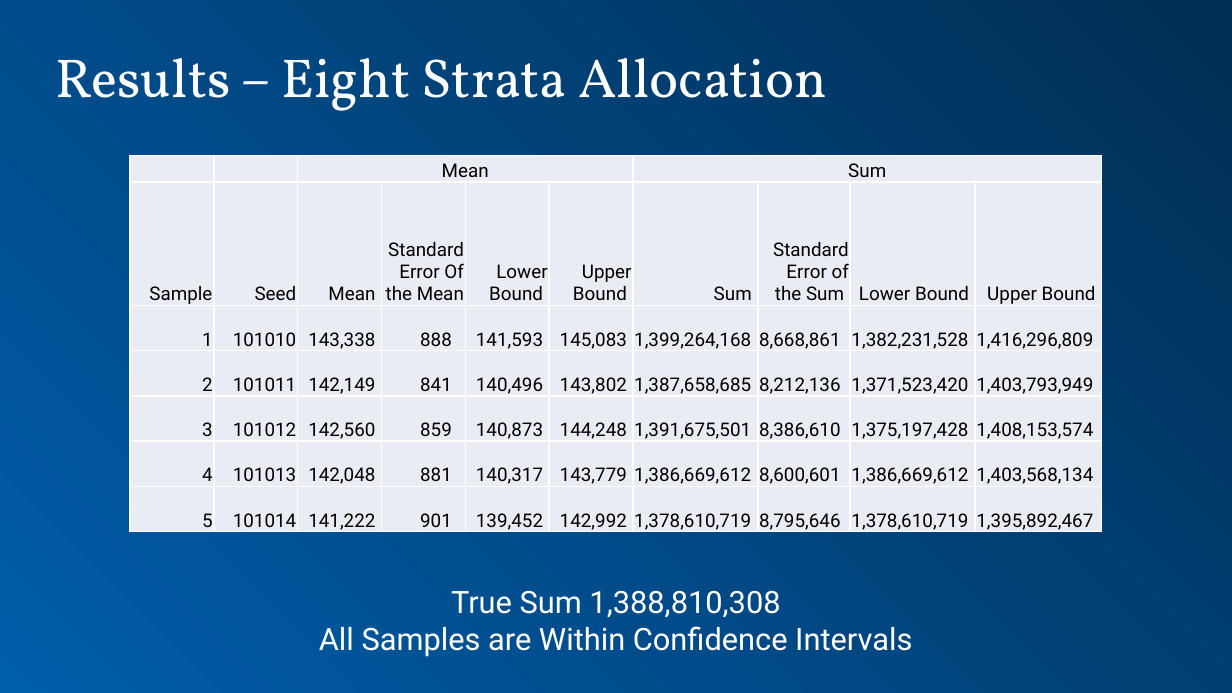
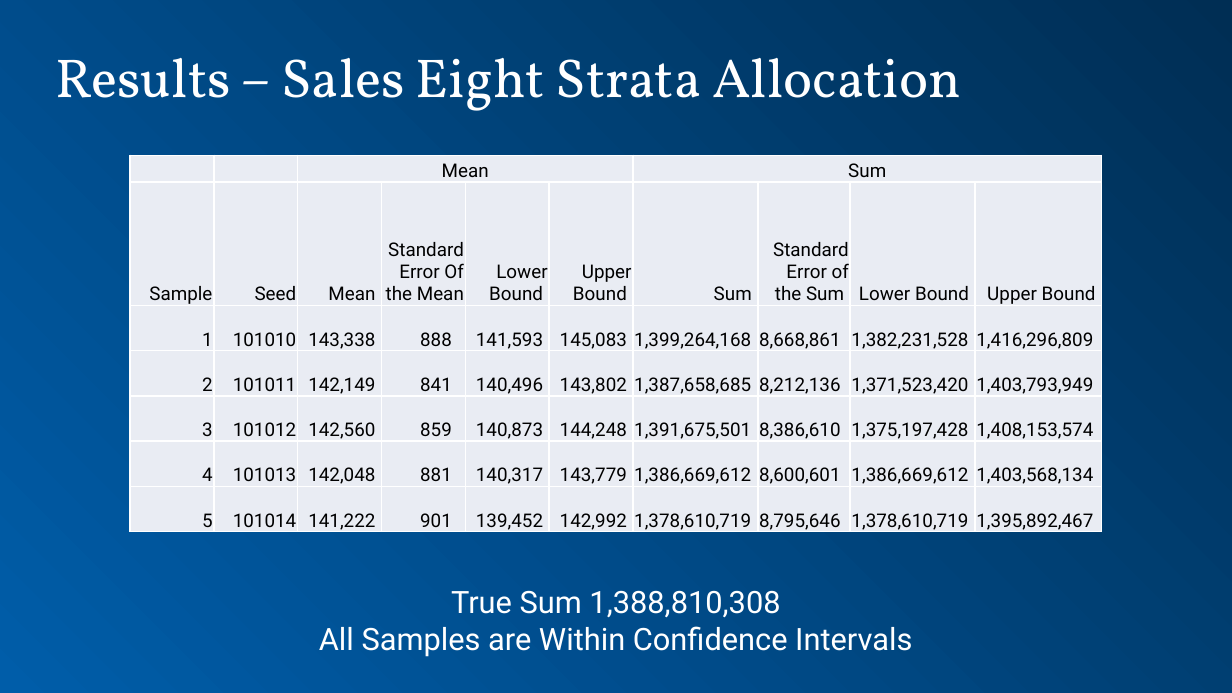
Before and after one commit to dpmurraygt/MSDS6370Project, a slide deck: slide 6 of presentation - Sales.pptx. Drawn at 1232x693 pixels with LibreOffice and Linux fonts; fonts in the diff are those of the drawing; background and template pictures are left out. Boxes give left, top, right and bottom in pixels: in the first picture for what was removed or moved away, otherwise in the second. Text is boxed around its words. In the diff, an @@ line names an element or a change of style, - is before the commit and + after.

Commit message:
updated

```diff
--- a/presentation - Sales.pptx
+++ b/presentation - Sales.pptx
@@ title at (55, 58, 961, 111): text changed @@
-Results – Eight Strata Allocation
+Results – Sales Eight Strata Allocation
```
Also in this commit, not shown: 7 slides added.
